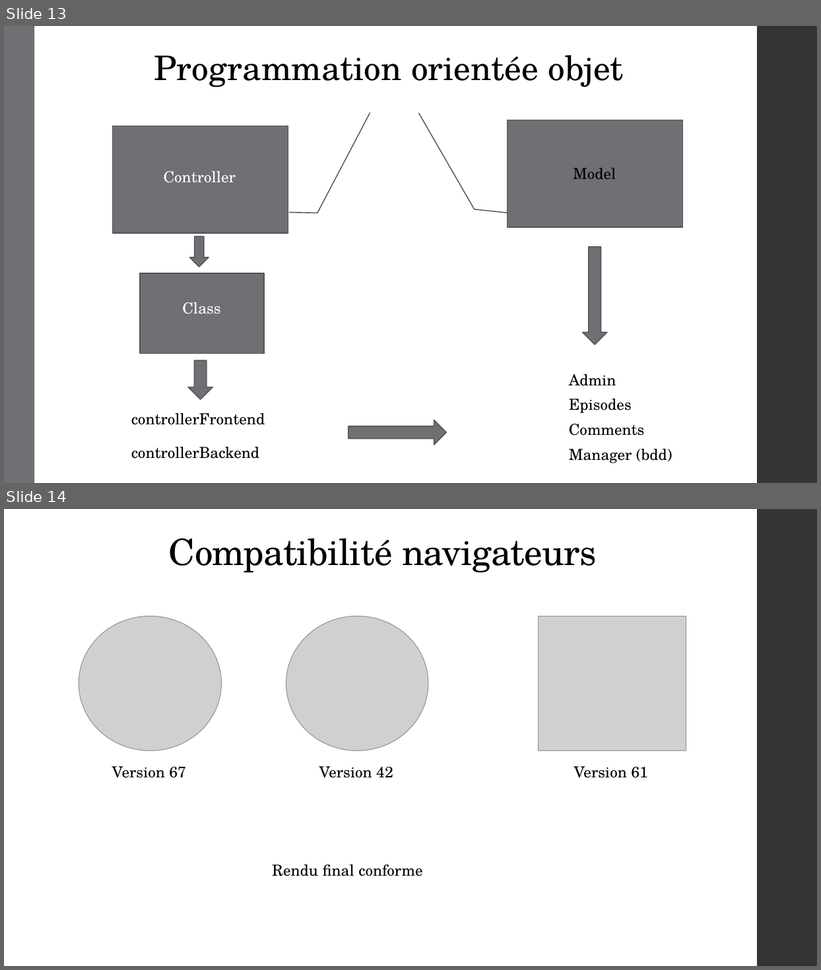
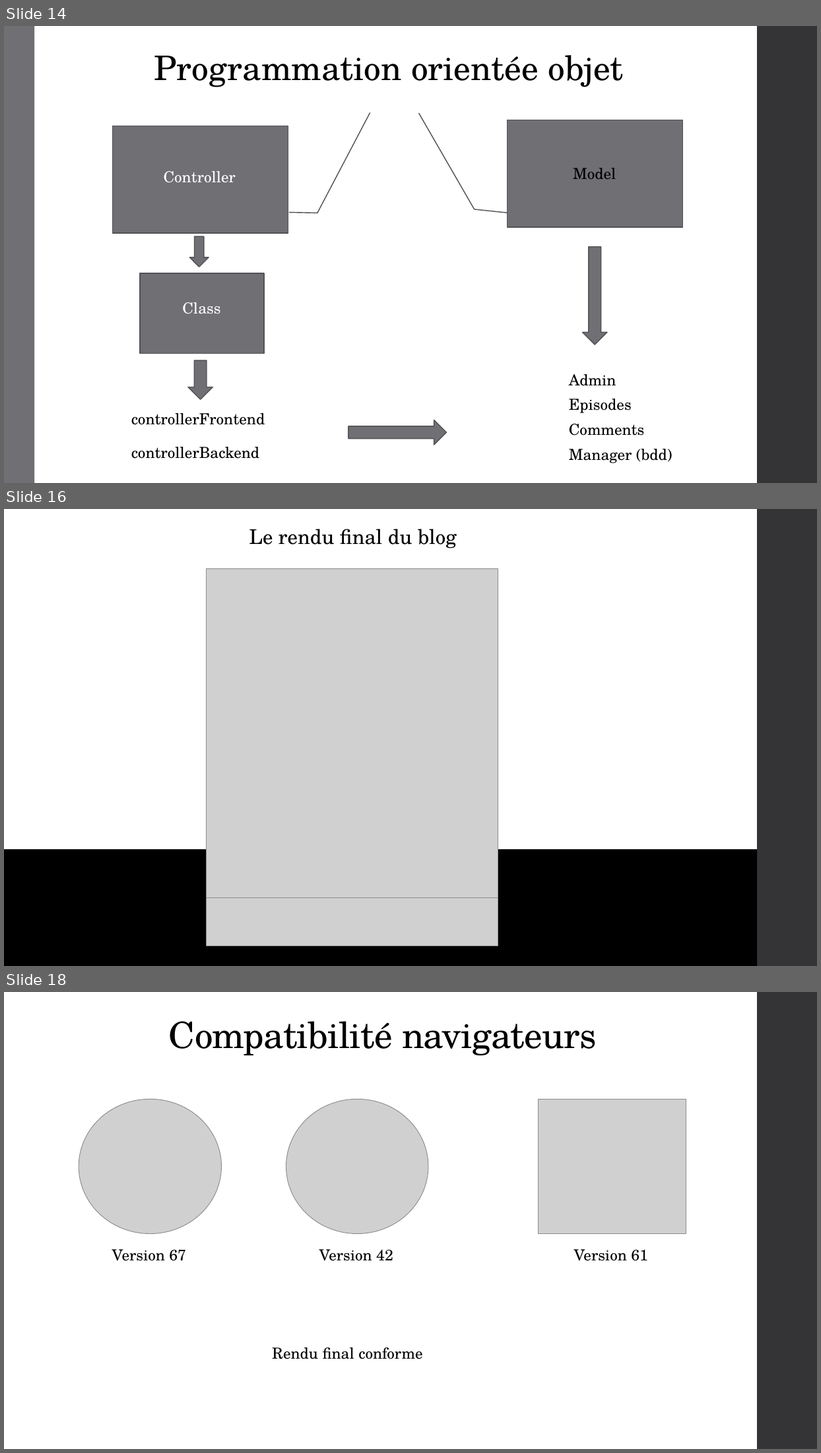
Before and after one commit to LaureenPerrin/project4_Blog-application-in-PHP-and-with-a-MySQL-database, a slide deck: powerpoint/project4.pptx. Shown one above the other, each under a label of ours: slides 13 and 14 before the commit, slides 14, 16 and 18 after it; the slides between them are not shown. The pictures are 821x970 and 821x1453 pixels, drawn with LibreOffice and Linux fonts; fonts in the diff are those of the drawing; grey boxes stand for pictures. Boxes give left, top, right and bottom in pixels: in the first picture for what was removed or moved away, otherwise in the second. Text is boxed around its words. In the diff, an @@ line names an element or a change of style, - is before the commit and + after.

```diff
--- a/powerpoint/project4.pptx
+++ b/powerpoint/project4.pptx
@@ slide 16 added at [4, 509, 817, 966], background #FFFFFF; not listed: 1 template element that a slide beside it also shows @@
@@ text added at [249, 529, 457, 549], 24 pt, text #000000 @@
+Le rendu final du blog
@@ picture added at [207, 569, 498, 898] @@
@@ rectangle added at [4, 850, 757, 966], fill #000000 @@
@@ picture added at [207, 898, 498, 947] @@
@@ what was slide 13 is now slide 14 @@
@@ what was slide 14 is now slide 18 @@
```
Also in this commit, not shown: 3 slides changed, 8 other slides added, 2 slides removed, 1 other file.
